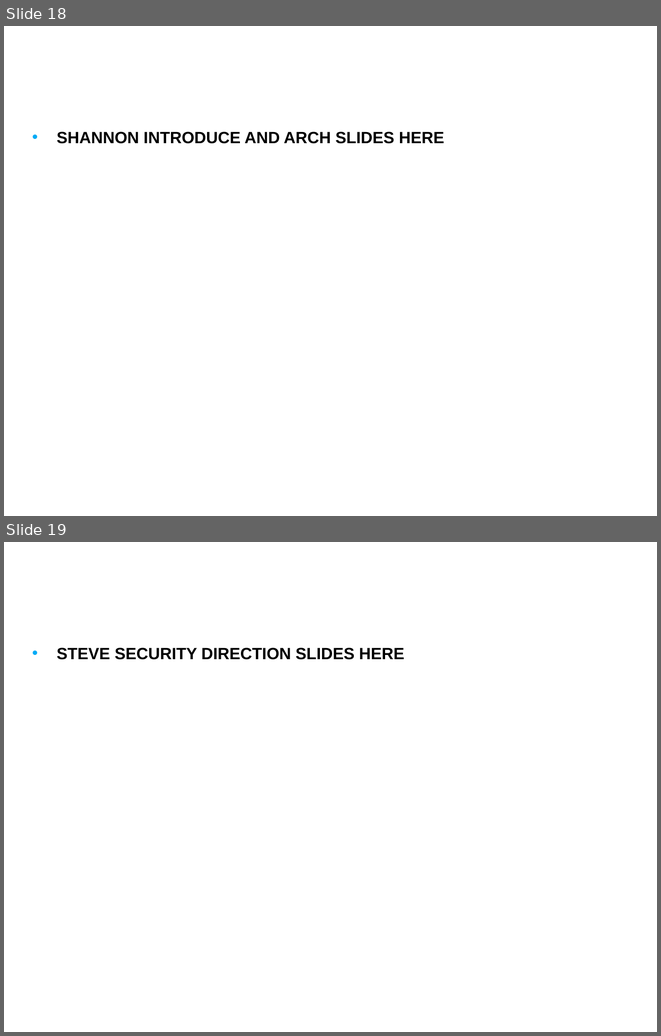
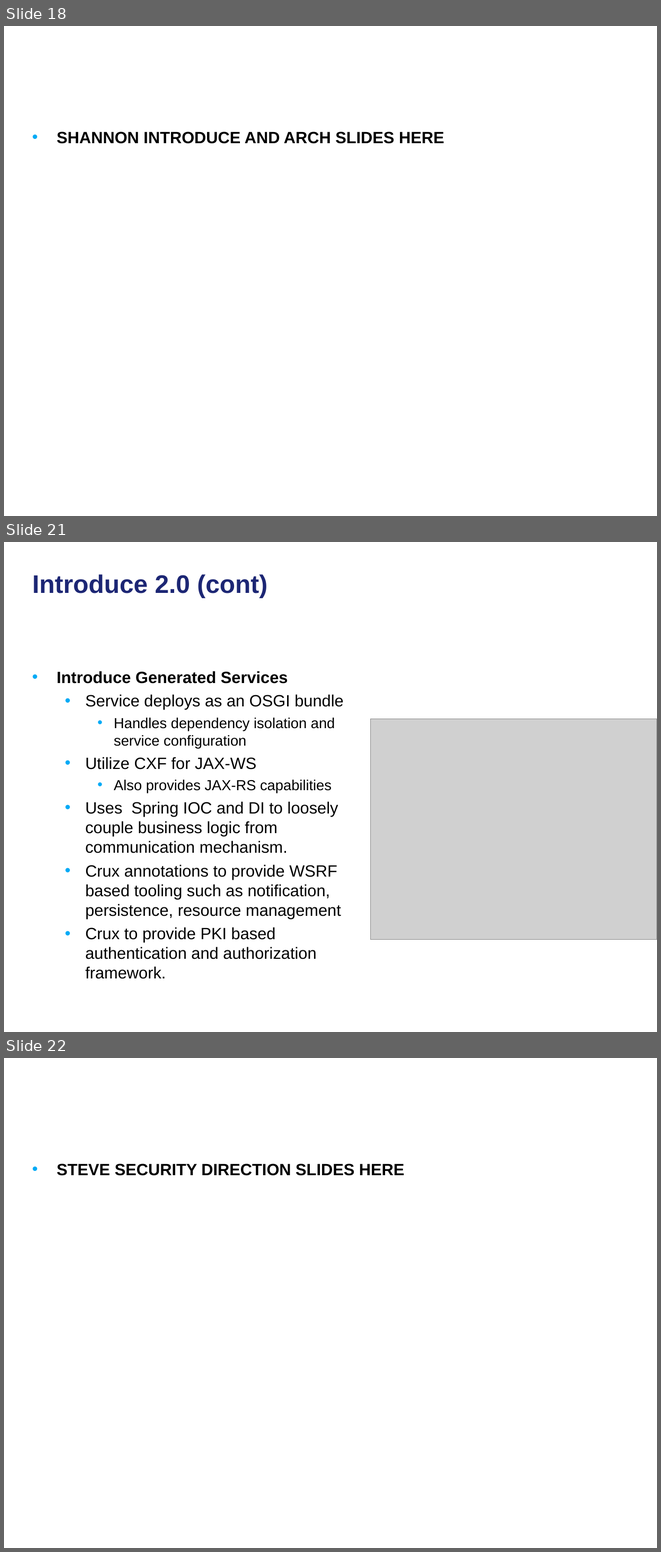
Before and after one commit to NCIP/cagrid-docs, a slide deck: general/presentations/overview/caGrid-Overview-and-Roadmap-GlobusWorld2010.ppt. Shown one above the other, each under a label of ours: slides 18 and 19 before the commit, slides 18, 21 and 22 after it; the slides between them are not shown. The pictures are 661x1036 and 661x1552 pixels, drawn with LibreOffice and Linux fonts; fonts in the diff are those of the drawing; grey boxes stand for pictures; background and template pictures are left out. Boxes give left, top, right and bottom in pixels: in the first picture for what was removed or moved away, otherwise in the second. Text is boxed around its words. In the diff, an @@ line names an element or a change of style, - is before the commit and + after.

```diff
--- a/general/presentations/overview/caGrid-Overview-and-Roadmap-GlobusWorld2010.ppt
+++ b/general/presentations/overview/caGrid-Overview-and-Roadmap-GlobusWorld2010.ppt
@@ slide 21 added at (4,542,657,1032), background picture (left out) @@
@@ title added at (32,574,267,598), 28 pt, text #1C2674, bold @@
+Introduce 2.0 (cont)
@@ text added at (56,671,343,979), 18 pt, text #000000 @@
+• Introduce Generated Services
+  • Service deploys as an OSGI bundle
+    • Handles dependency isolation and service configuration
+  • Utilize CXF for JAX-WS
+    • Also provides JAX-RS capabilities
+  • Uses Spring IOC and DI to loosely couple business logic from communication mechanism.
+  • Crux annotations to provide WSRF based tooling such as notification, persistence, resource management
+  • Crux to provide PKI based authentication and authorization framework.
@@ picture added at (370,719,657,940) @@
@@ what was slide 19 is now slide 22 @@
```
Also in this commit, not shown: 2 other slides added.
